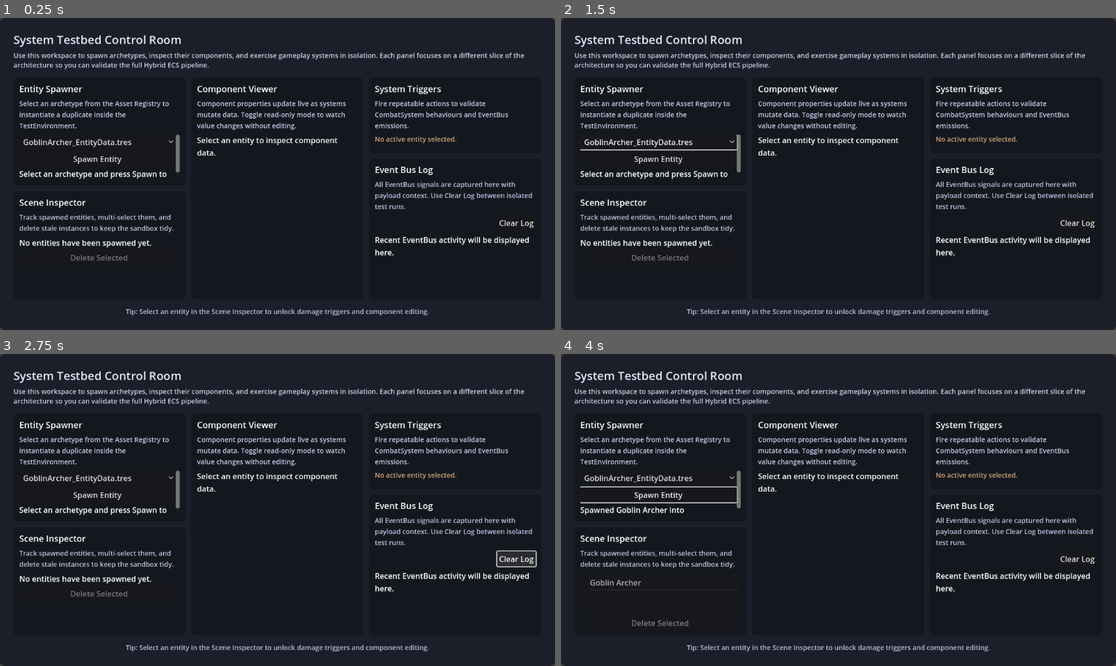
Above: before the commit, frames 1-4 (two rows, left to right).
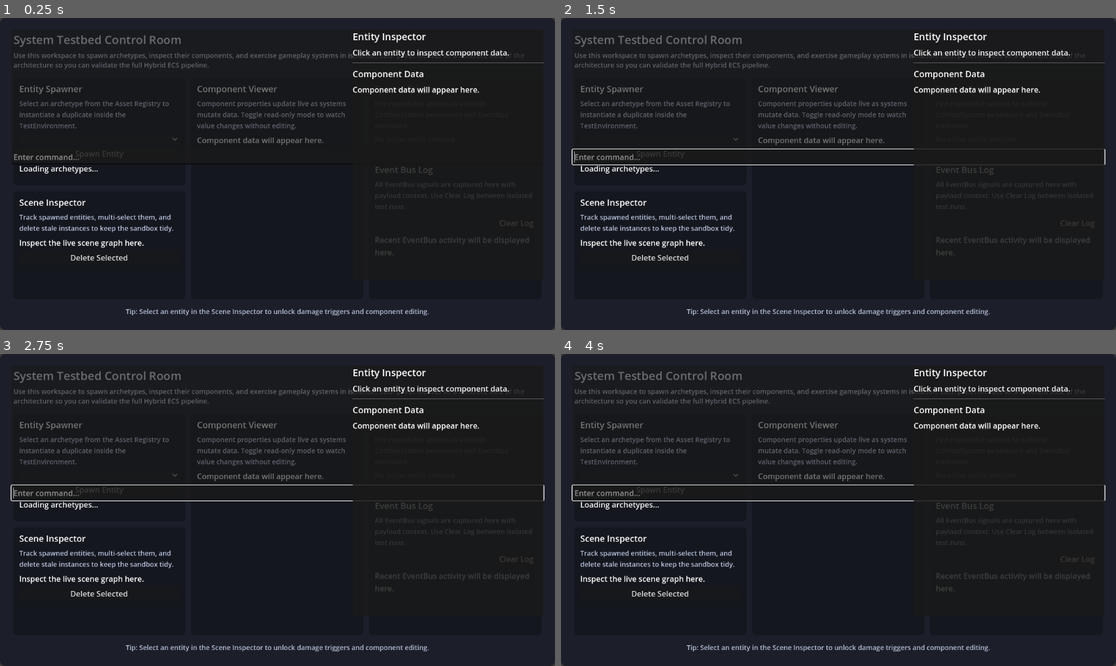
Above: after the commit, the same moments.

Repository: invisibleacropolis-ops/Glevel3
Game: Godot game, scene res://tests/scenes/System_Testbed.tscn
Two runs of this game, one before a commit and one after it. Both use one fixed random seed, a clock stepped at 60 frames per second and the inputs below.
Inputs (mouse positions are in pixels of both pictures, inside the frame that each line leads up to; where the layout moved, square brackets give the same spot in the first picture):
- Up to frame 1 (0.25 s): no input
- Up to frame 2 (1.5 s): click (660, 139) [660, 142] at 0.5 s; click "Spawn Entity" at 1.25 s
- Up to frame 3 (2.75 s): click "Clear Log" at 2 s
- Up to frame 4 (4 s): tap Enter at 2.75 s; move the mouse to (960, 494) at 2.77 s; hold Up 2.78-3.5 s; click (960, 494) at 2.92 s; tap Space at 3.5 s; drag from (727, 525) to (810, 572) at 3.52 s

The runs differ from the first frame. In frame 1, 7.2% of the frame differs, in the area x 2-98%, y 4-78%; in frame 2, 7.9%; in frame 3, 7.9%; in frame 4, 8.1%, in the area x 1-99%, y 4-88%.
Error after the commit: Parse Error: Could not resolve external class member "entity_data". (res://src/debug/entity_inspector/EntityInspectorOverlay.gd:162)

Commit message:
Ensure runtime entity ids are unique

Diff:
--- a/src/core/EntityData.gd
+++ b/src/core/EntityData.gd
@@ -2,6 +2,11 @@
 class_name EntityData
 
 const ULTEnums := preload("res://src/globals/ULTEnums.gd")
+## Tracks runtime entity identifiers claimed during the current world session.
+static var _runtime_entity_ids: Dictionary[StringName, bool] = {}
+## Maps resource instance ids to their reserved runtime identifier so repeated
+## synchronisation calls do not mutate previously generated ids.
+static var _runtime_claims_by_resource: Dictionary[int, StringName] = {}
 ## Tracks manifest keys that have already reported invalid component payloads so we
 ## do not spam logs when the same corrupted entry is queried repeatedly.
 var _invalid_component_warnings: Dictionary[String, bool] = {}
@@ -176,4 +181,84 @@
 
 ## Returns true when the supplied value is a Component resource instance.
 func _is_component_resource(candidate: Variant) -> bool:
-	return candidate is Component
+        return candidate is Component
+
+## Ensures this manifest owns a unique runtime identifier and returns it.
+##
+## Systems duplicate archetype resources aggressively, so authoring data may
+## ship with a shared ``entity_id`` seed such as ``"goblin_archer"``. Calling
+## this method normalises the seed, reserves a unique suffix when necessary, and
+## stores the resolved identifier back onto the resource so future saves persist
+## the runtime-friendly value if desired.
+func ensure_runtime_entity_id(preferred_hint: StringName = StringName()) -> StringName:
+        var resource_id: int = get_instance_id()
+        if _runtime_claims_by_resource.has(resource_id):
+                var cached: StringName = _runtime_claims_by_resource[resource_id]
+                entity_id = String(cached)
+                return cached
+
+        var initial_seed: String = String(entity_id).strip_edges()
+        if initial_seed.is_empty():
+                initial_seed = _derive_preferred_seed(
+                        String(preferred_hint),
+                        archetype_id,
+                        display_name,
+                )
+
+        var claimed: StringName = _claim_runtime_identifier(initial_seed)
+        _runtime_claims_by_resource[resource_id] = claimed
+        entity_id = String(claimed)
+        return claimed
+
+## Generates a unique runtime identifier without requiring an EntityData
+## instance. This is primarily used by Entity nodes that may briefly exist
+## without an attached manifest but still require an id for debug tooling.
+static func generate_runtime_entity_id(preferred_hint: StringName = StringName()) -> StringName:
+        var seed: String = _derive_preferred_seed(String(preferred_hint))
+        return _claim_runtime_identifier(seed)
+
+## Clears the runtime registry. World reset flows should call this so newly
+## spawned entities can reclaim canonical ids like ``goblin_archer`` again.
+static func reset_runtime_entity_ids() -> void:
+        _runtime_entity_ids.clear()
+        _runtime_claims_by_resource.clear()
+
+static func _derive_preferred_seed(
+        preferred_hint: String,
+        archetype_hint: String = "",
+        display_hint: String = "",
+) -> String:
+        var candidates := [
+                preferred_hint.strip_edges(),
+                archetype_hint.strip_edges(),
+                display_hint.strip_edges(),
+        ]
+        for candidate in candidates:
+                if candidate.is_empty():
+                        continue
+                var normalised := candidate.to_snake_case()
+                if not normalised.is_empty():
+                        return normalised
+        return "entity"
+
+static func _claim_runtime_identifier(raw_seed: String) -> StringName:
+        var seed := raw_seed.strip_edges()
+        if seed.is_empty():
+                seed = "entity"
+        var normalised := seed.to_snake_case()
+        if normalised.is_empty():
+                normalised = "entity"
+
+        var candidate := StringName(normalised)
+        if not _runtime_entity_ids.has(candidate):
+                _runtime_entity_ids[candidate] = true
+                return candidate
+
+        var suffix := 2
+        while true:
+                var suffixed_string := "%s_%d" % [normalised, suffix]
+                var suffixed := StringName(suffixed_string)
+                if not _runtime_entity_ids.has(suffixed):
+                        _runtime_entity_ids[suffixed] = true
+                        return suffixed
+                suffix += 1
--- a/src/entities/Entity.gd
+++ b/src/entities/Entity.gd
@@ -6,6 +6,9 @@
 ## keeping the scene graph lightweight.
 @export var entity_data: EntityData
 
+## Canonical identifier for systems requiring stable lookups. Delegates to the
+## EntityData runtime registry so every spawned instance receives a unique,
+## persistent id within the current world run.
 var entity_id: StringName:
         get:
                 if entity_data != null and not entity_data.entity_id.is_empty():
@@ -35,10 +38,16 @@
         return entity_id
 
 func _synchronise_entity_metadata() -> void:
+        var resolved_id: StringName
         if entity_data == null:
-                set_meta("entity_id", StringName(name))
-                return
-        var resolved_id := String(entity_data.entity_id)
-        if resolved_id.strip_edges().is_empty():
-                resolved_id = name
-        set_meta("entity_id", StringName(resolved_id))
+                if has_meta("entity_id"):
+                        var via_meta: Variant = get_meta("entity_id")
+                        if via_meta is StringName:
+                                resolved_id = via_meta
+                        elif via_meta is String:
+                                resolved_id = StringName(via_meta)
+                if resolved_id == StringName():
+                        resolved_id = EntityData.generate_runtime_entity_id(StringName(name))
+        else:
+                resolved_id = entity_data.ensure_runtime_entity_id(StringName(name))
+        set_meta("entity_id", resolved_id)
